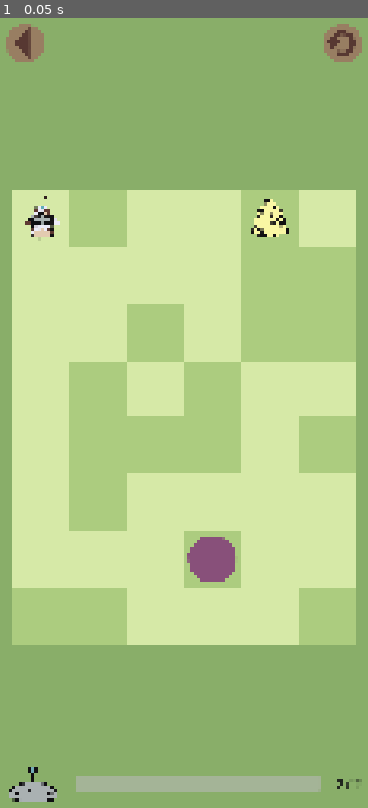
Above: before the commit, frame 1.
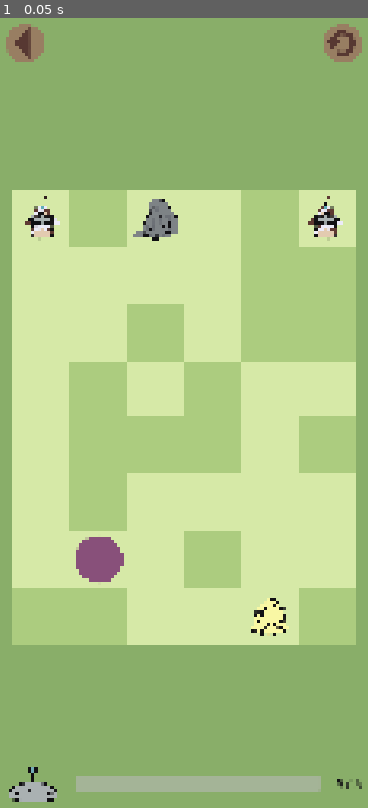
Above: after the commit, the same moment.

Repository: k4444th/ChasingCows_PuzzleEdition
Game: Godot game, scene res://scenes/level.tscn
Same seed, same stepped clock (60 frames per second), same inputs: the game is played once before the commit and once after it.
Inputs:
- Up to frame 1 (0.05 s): no input

The runs differ from the first frame. In frame 1, 2.6% of the frame differs, in the area x 20-99%, y 22-98%.

Commit message:
Save object position in object scene

Diff:
--- a/icon.svg
+++ /dev/null
@@ -1 +0,0 @@
-<svg xmlns="http://www.w3.org/2000/svg" width="128" height="128"><rect width="124" height="124" x="2" y="2" fill="#363d52" stroke="#212532" stroke-width="4" rx="14"/><g fill="#fff" transform="translate(12.322 12.322)scale(.101)"><path d="M105 673v33q407 354 814 0v-33z"/><path fill="#478cbf" d="m105 673 152 14q12 1 15 14l4 67 132 10 8-61q2-11 15-15h162q13 4 15 15l8 61 132-10 4-67q3-13 15-14l152-14V427q30-39 56-81-35-59-83-108-43 20-82 47-40-37-88-64 7-51 8-102-59-28-123-42-26 43-46 89-49-7-98 0-20-46-46-89-64 14-123 42 1 51 8 102-48 27-88 64-39-27-82-47-48 49-83 108 26 42 56 81zm0 33v39c0 276 813 276 814 0v-39l-134 12-5 69q-2 10-14 13l-162 11q-12 0-16-11l-10-65H446l-10 65q-4 11-16 11l-162-11q-12-3-14-13l-5-69z"/><path d="M483 600c0 34 58 34 58 0v-86c0-34-58-34-58 0z"/><circle cx="725" cy="526" r="90"/><circle cx="299" cy="526" r="90"/></g><g fill="#414042" transform="translate(12.322 12.322)scale(.101)"><circle cx="307" cy="532" r="60"/><circle cx="717" cy="532" r="60"/></g></svg>
--- a/scenes/cow.tscn
+++ b/scenes/cow.tscn
@@ -1,7 +1,9 @@
-[gd_scene load_steps=2 format=3 uid="uid://dm20f0apljwsv"]
+[gd_scene load_steps=3 format=3 uid="uid://dm20f0apljwsv"]
 
 [ext_resource type="Texture2D" uid="uid://b3oopmkm7tsvc" path="res://assets/cows/cow.png" id="1_fgglk"]
+[ext_resource type="Script" uid="uid://dxxrvfefwbims" path="res://scripts/cow.gd" id="2_cairq"]
 
 [node name="Cow" type="Sprite2D"]
 texture = ExtResource("1_fgglk")
 centered = false
+script = ExtResource("2_cairq")
--- a/scenes/destination.tscn
+++ b/scenes/destination.tscn
@@ -1,7 +1,7 @@
-[gd_scene load_steps=2 format=3 uid="uid://ddplnjg3hb8pd"]
+[gd_scene load_steps=3 format=3 uid="uid://co5rnyb6734b5"]
 
+[ext_resource type="PackedScene" uid="uid://k3tqyfdvx0x" path="res://scenes/obstacle.tscn" id="1_61b5a"]
 [ext_resource type="Texture2D" uid="uid://d1a4cueleef8o" path="res://assets/levels/tiles/tileDestination.png" id="1_ot7h8"]
 
-[node name="Destination" type="Sprite2D"]
+[node name="Destination" instance=ExtResource("1_61b5a")]
 texture = ExtResource("1_ot7h8")
-centered = false
--- a/scenes/hay.tscn
+++ b/scenes/hay.tscn
@@ -1,7 +1,7 @@
-[gd_scene load_steps=2 format=3 uid="uid://b8hflhl7wbla7"]
+[gd_scene load_steps=3 format=3 uid="uid://b854vj6icuw80"]
 
 [ext_resource type="Texture2D" uid="uid://b8lokj1jiywgn" path="res://assets/levels/tiles/tileHay.png" id="1_0gib2"]
+[ext_resource type="PackedScene" uid="uid://k3tqyfdvx0x" path="res://scenes/obstacle.tscn" id="1_a21xl"]
 
-[node name="Hay" type="Sprite2D"]
+[node name="Hay" instance=ExtResource("1_a21xl")]
 texture = ExtResource("1_0gib2")
-centered = false
--- /dev/null
+++ b/scenes/obstacle.tscn
@@ -0,0 +1,7 @@
+[gd_scene load_steps=2 format=3 uid="uid://k3tqyfdvx0x"]
+
+[ext_resource type="Script" uid="uid://bxkcdor2uljq3" path="res://scripts/obstacle.gd" id="1_7ukg5"]
+
+[node name="Obstacle" type="Sprite2D"]
+centered = false
+script = ExtResource("1_7ukg5")
--- /dev/null
+++ b/scenes/rock.tscn
@@ -0,0 +1,7 @@
+[gd_scene load_steps=3 format=3 uid="uid://cjxnn5w0yaq7x"]
+
+[ext_resource type="PackedScene" uid="uid://k3tqyfdvx0x" path="res://scenes/obstacle.tscn" id="1_1di36"]
+[ext_resource type="Texture2D" uid="uid://dooxcuxqajcts" path="res://assets/levels/tiles/tileRock.png" id="2_mek2u"]
+
+[node name="Rock" instance=ExtResource("1_1di36")]
+texture = ExtResource("2_mek2u")
--- /dev/null
+++ b/scripts/cow.gd
@@ -0,0 +1,12 @@
+extends Sprite2D
+
+signal cowMoving(value)
+
+var positionOnMap: Vector2
+
+func moveCow(numTiles: int):
+	cowMoving.emit(true)
+	var positionTween = get_tree().create_tween()
+	positionTween.tween_property(self, "position", positionOnMap * Gamemanager.mapTileSize, Gamemanager.moveSpeed * numTiles).set_trans(Tween.TRANS_LINEAR)
+	await positionTween.finished
+	cowMoving.emit(false)
--- a/scripts/gamemanager.gd
+++ b/scripts/gamemanager.gd
@@ -34,6 +34,8 @@
 
 enum directions {STANDING, UP, DOWN, LEFT, RIGHT}
 
+var moveSpeed := 0.5
+
 var levels := {
 	0: {
 		"moveCount": 2,
@@ -48,5 +50,19 @@
 			["", "", "", "destination", "", ""],
 			["", "", "", "", "", ""],
 		]
+	},
+	1: {
+		"moveCount": 5,
+		"cows": [Vector2(0, 0), Vector2(5, 0)],
+		"map": [
+			["", "", "rock", "", "", ""],
+			["", "", "", "", "", ""],
+			["", "", "", "", "", ""],
+			["", "", "", "", "", ""],
+			["", "", "", "", "", ""],
+			["", "", "", "", "", ""],
+			["", "destination", "", "", "", ""],
+			["", "", "", "", "hay", ""],
+		]
 	}
 }
--- a/scripts/level.gd
+++ b/scripts/level.gd
@@ -1,6 +1,6 @@
 extends MarginContainer
 
-var level: int = 0
+var level: int = 1
 var defaultMargin: int = 20
 
 var length: int = 50
--- a/scripts/map.gd
+++ b/scripts/map.gd
@@ -5,6 +5,7 @@
 var tileScene := load("res://scenes/tile.tscn")
 var cowScene := load("res://scenes/cow.tscn")
 var hayScene := load("res://scenes/hay.tscn")
+var rockScene := load("res://scenes/rock.tscn")
 var destinationScene := load("res://scenes/destination.tscn")
 
 var grassTextures: Array = [
@@ -13,10 +14,10 @@
 	# load("res://assets/levels/tiles/tileGrass2.png")
 ]
 
-var cows: Array
-var tiles: Array
+var cowsStart: Array
+var mapStart: Array
 var moveCount: int
-var speed := 0.5
+var cowMoving: bool
 
 @onready var grassNode: Node2D = $Grass
 @onready var obstaclesNode: Node2D = $Obstacles
@@ -48,10 +49,12 @@
 			grassNode.add_child(tileInstance)
 
 func spawnCows():
-	for cow in cows:
+	for cow in cowsStart:
 		var cowInstance = cowScene.instantiate()
+		cowInstance.positionOnMap = cow
 		cowInstance.position.x = cow[0] * Gamemanager.mapTileSize.x
 		cowInstance.position.y = cow[1] * Gamemanager.mapTileSize.y
+		cowInstance.connect("cowMoving", setCowMoving)
 		cowsNode.add_child(cowInstance)
 
 func spawnObstacles():
@@ -59,53 +62,65 @@
 		for col in range(Gamemanager.mapDimensions.x):
 			var obstacleInstance: Sprite2D = null
 
-			if tiles[row][col] == "hay":
+			if mapStart[row][col] == "hay":
 				obstacleInstance = hayScene.instantiate()
-			elif  tiles[row][col] == "destination":
+			elif  mapStart[row][col] == "destination":
 				obstacleInstance = destinationScene.instantiate()
+			elif  mapStart[row][col] == "rock":
+				obstacleInstance = rockScene.instantiate()
 
 			if obstacleInstance:
+				obstacleInstance.positionOnMap = Vector2(col, row)
+				obstacleInstance.obstacleType = mapStart[row][col]
 				obstacleInstance.position.x = col * Gamemanager.mapTileSize.x
 				obstacleInstance.position.y = row * Gamemanager.mapTileSize.y
 				obstaclesNode.add_child(obstacleInstance)
-	tiles[0][0] = "hay"
 
 func moveCow(startPos: Vector2, direction: Vector2):
-	moveCount -= 1
-	cowMoved.emit(moveCount)
+	if !cowMoving:
+		moveCount -= 1
+		cowMoved.emit(moveCount)
 
-	var cowNodes = cowsNode.get_children()
+		var cowNodes = cowsNode.get_children()
 
-	for cowIndex in cowNodes.size():
-		var cow = cowNodes[cowIndex]
-		var cowRect = Rect2(cow.global_position, Gamemanager.mapTileSize)
-		if cowRect.has_point(startPos):
-			var distanceTiles := 0
-			var currentCowCoords = (cow.position / Gamemanager.mapTileSize).floor()
+		for cowNode in cowNodes:
+			var cowRect = Rect2(cowNode.global_position, Gamemanager.mapTileSize)
+			if cowRect.has_point(startPos):
+				var distanceTiles := 0
+				var positionFound := false
 
-			while true:
-				currentCowCoords += direction
-				if currentCowCoords.x < 0 or currentCowCoords.x >= Gamemanager.mapDimensions.x:
-					break
-				if currentCowCoords.y < 0 or currentCowCoords.y >= Gamemanager.mapDimensions.y:
-					break
+				while !positionFound:
+					cowNode.positionOnMap += direction
+					distanceTiles += 1
 
-				var tileValue = tiles[currentCowCoords.y][currentCowCoords.x]
-				if tileValue == "":
-					if !cows.has(currentCowCoords):
-						distanceTiles += 1
-						continue
-					else:
-						break
-				if tileValue == "destination":
-					distanceTiles += 1
-					break
-				break
+					if cowNode.positionOnMap.x < 0 or cowNode.positionOnMap.x > Gamemanager.mapDimensions.x - 1:
+						cowNode.positionOnMap.x = clamp(cowNode.positionOnMap.x, 0, Gamemanager.mapDimensions.x - 1)
+						positionFound = true
+					if cowNode.positionOnMap.y < 0 or cowNode.positionOnMap.y > Gamemanager.mapDimensions.y - 1:
+						cowNode.positionOnMap.y = clamp(cowNode.positionOnMap.y, 0, Gamemanager.mapDimensions.y - 1)
+						positionFound = true
 
-			cows[cowIndex] = cows[cowIndex] + distanceTiles * direction
-			var destinationPos = cow.position + direction * Gamemanager.mapTileSize * distanceTiles
-			var tween = get_tree().create_tween()
-			tween.tween_property(cow, "position", destinationPos, speed * distanceTiles).set_trans(Tween.TRANS_QUAD)
+					for otherCowsNode in cowNodes:
+						if cowNode != otherCowsNode and cowNode.positionOnMap == otherCowsNode.positionOnMap:
+							cowNode.positionOnMap -= direction
+							distanceTiles -= 1
+							positionFound = true
+
+					for obstacleNode in obstaclesNode.get_children():
+						if cowNode.positionOnMap == obstacleNode.positionOnMap:
+							match obstacleNode.obstacleType:
+								"hay":
+									cowNode.positionOnMap -= direction
+									distanceTiles -= 1
+								"rock":
+									cowNode.positionOnMap -= direction
+									distanceTiles -= 1
+								"destination":
+									pass
+
+							positionFound = true
+
+				cowNode.moveCow(distanceTiles)
 
 func resetGame(level):
 	copyLevel(level)
@@ -123,10 +138,9 @@
 		obstacle.queue_free()
 
 func copyLevel(level):
-	tiles = []
-	for row in level["map"]:
-		tiles.append(row.duplicate())
+	mapStart = level["map"]
 	moveCount = level["moveCount"]
-	cows = []
-	for cow in level["cows"]:
-		cows.append(cow)
+	cowsStart = level["cows"]
+
+func setCowMoving(value: bool):
+	cowMoving = value
--- /dev/null
+++ b/scripts/obstacle.gd
@@ -0,0 +1,4 @@
+extends Sprite2D
+
+var positionOnMap: Vector2
+var obstacleType: String
Binary file added: assets/levels/tiles/tileRock.png
Not shown, changed: assets/levels/tiles/tileRock.png.import
Not shown, added: scripts/cow.gd.uid
Not shown, added: scripts/obstacle.gd.uid
